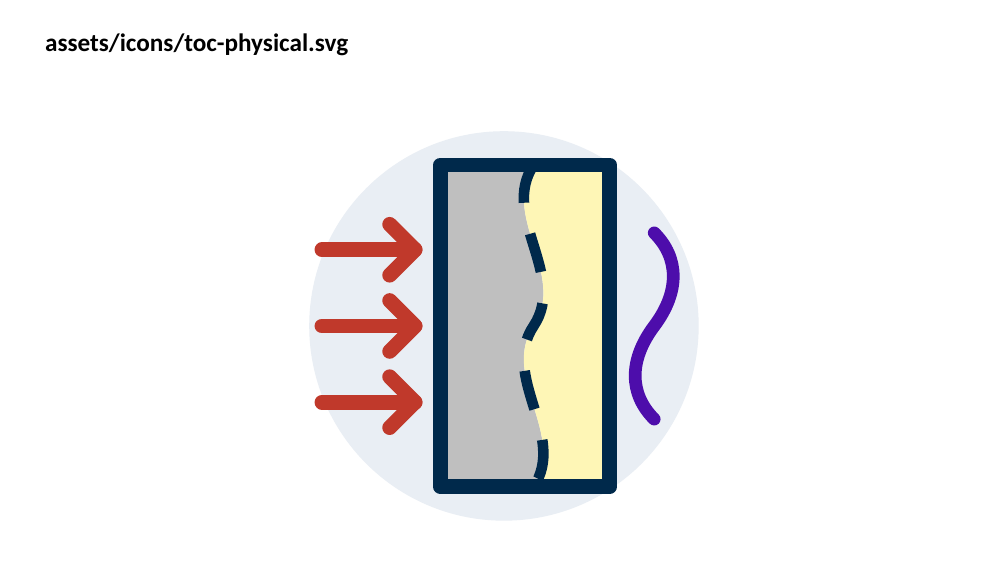
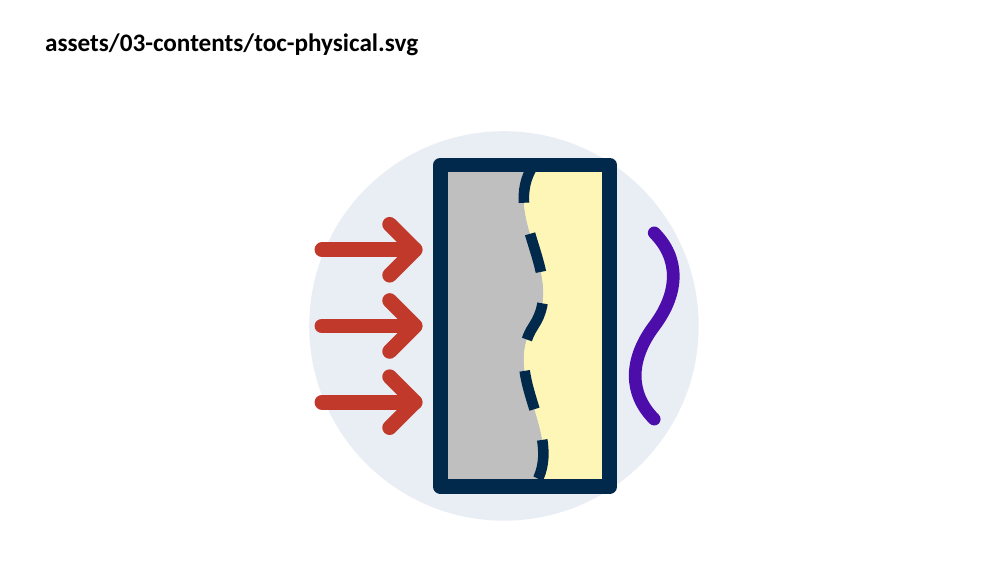
Before and after one commit to wdumontaud/slides_PUCPR, a slide deck: slide 11 of assets/illustrations.pptx. Drawn at 1008x567 pixels with LibreOffice and Linux fonts; fonts in the diff are those of the drawing. Boxes give left, top, right and bottom in pixels: in the first picture for what was removed or moved away, otherwise in the second. Text is boxed around its words. In the diff, an @@ line names an element or a change of style, - is before the commit and + after.

```diff
--- a/assets/illustrations.pptx
+++ b/assets/illustrations.pptx
@@ text at (x1=45, y1=33, x2=418, y2=56): text changed @@
-assets/icons/toc-physical.svg
+assets/03-contents/toc-physical.svg
```
Also in this commit, not shown: 10 other slides changed, 1 other file.
